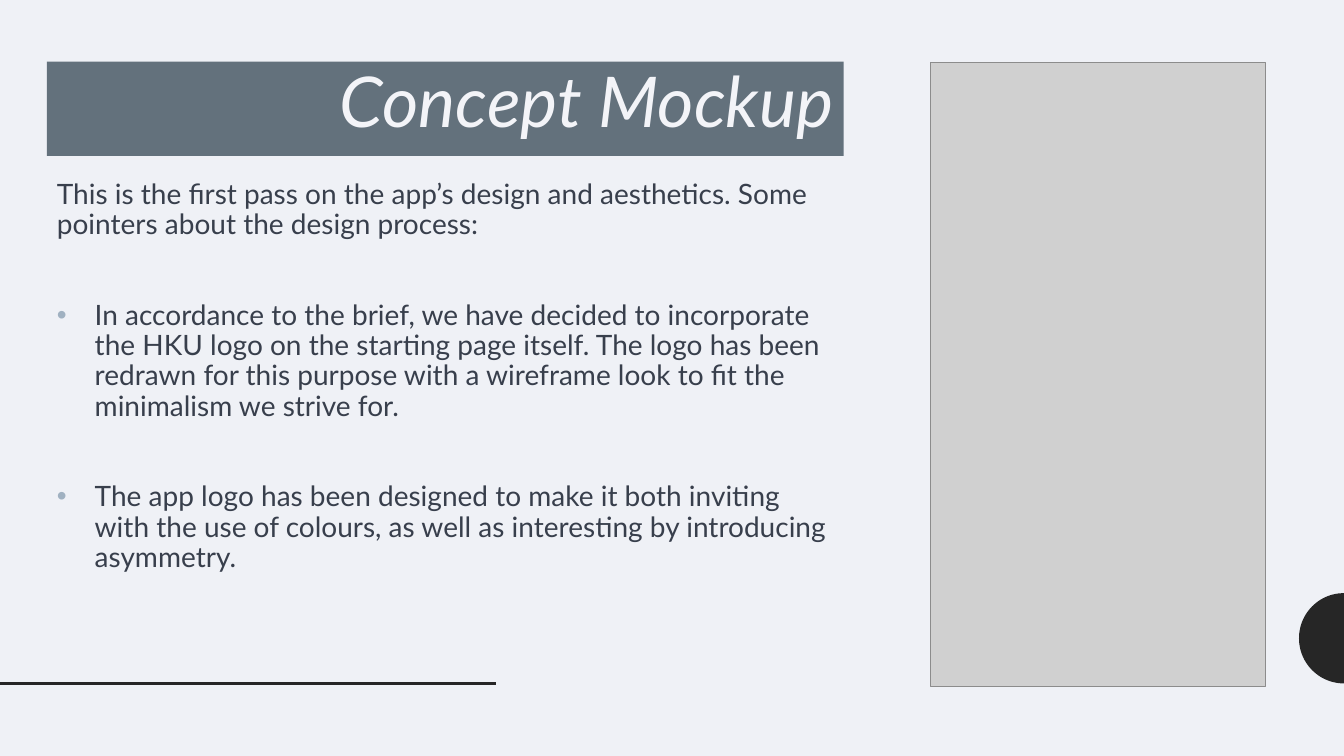
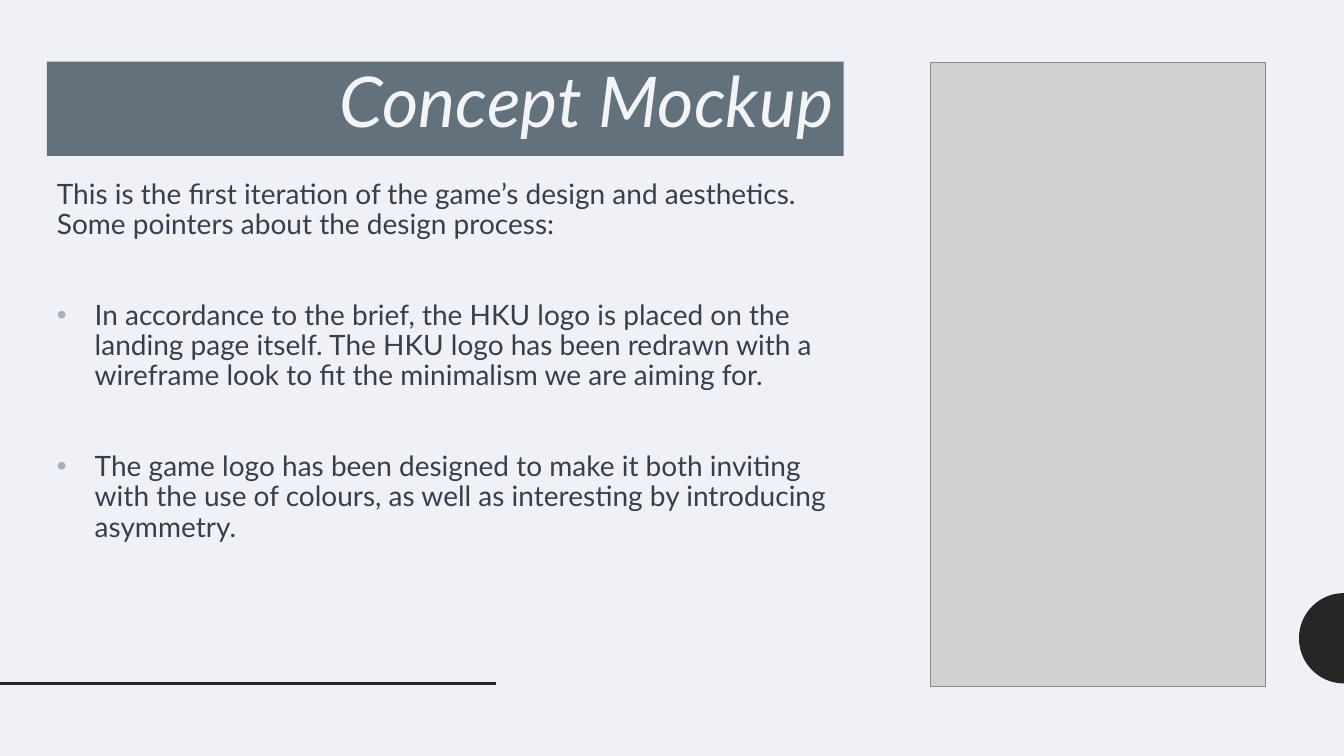
Before and after one commit to rahul-rkt/ColorMemory, a slide deck: slide 3 of Documentation/Game Plan.pptx (slide 4 before the commit). Drawn at 1344x756 pixels with LibreOffice and Linux fonts; fonts in the diff are those of the drawing; grey boxes stand for pictures. Boxes give left, top, right and bottom in pixels: in the first picture for what was removed or moved away, otherwise in the second. Text is boxed around its words. In the diff, an @@ line names an element or a change of style, - is before the commit and + after.

Commit message:
Game Plan Submitted

```diff
--- a/Documentation/Game Plan.pptx
+++ b/Documentation/Game Plan.pptx
@@ text at (x1=57, y1=182, x2=825, y2=542): text changed @@
-This is the first pass on the app’s design and aesthetics. Some pointers about the design process:
-• In accordance to the brief, we have decided to incorporate the HKU logo on the starting page itself. The logo has been redrawn for this purpose with a wireframe look to fit the minimalism we strive for.
-• The app logo has been designed to make it both inviting with the use of colours, as well as interesting by introducing asymmetry.
+This is the first iteration of the game’s design and aesthetics. Some pointers about the design process:
+• In accordance to the brief, the HKU logo is placed on the landing page itself. The HKU logo has been redrawn with a wireframe look to fit the minimalism we are aiming for.
+• The game logo has been designed to make it both inviting with the use of colours, as well as interesting by introducing asymmetry.
```
Also in this commit, not shown: 8 other slides changed, 4 other files.
